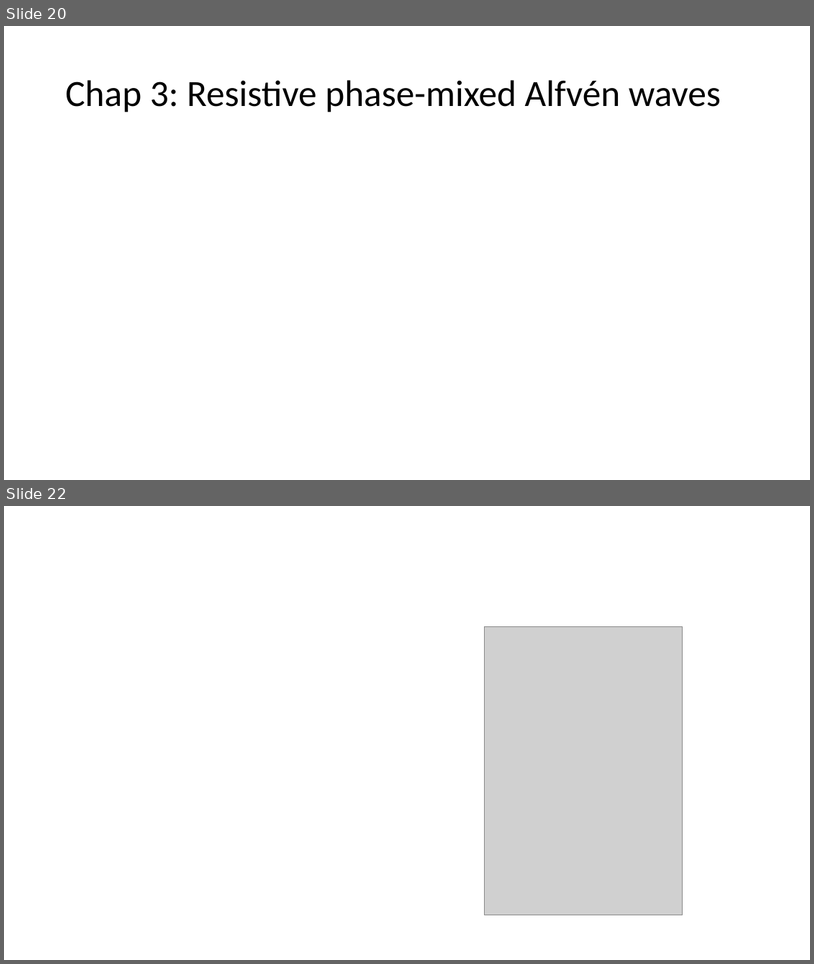
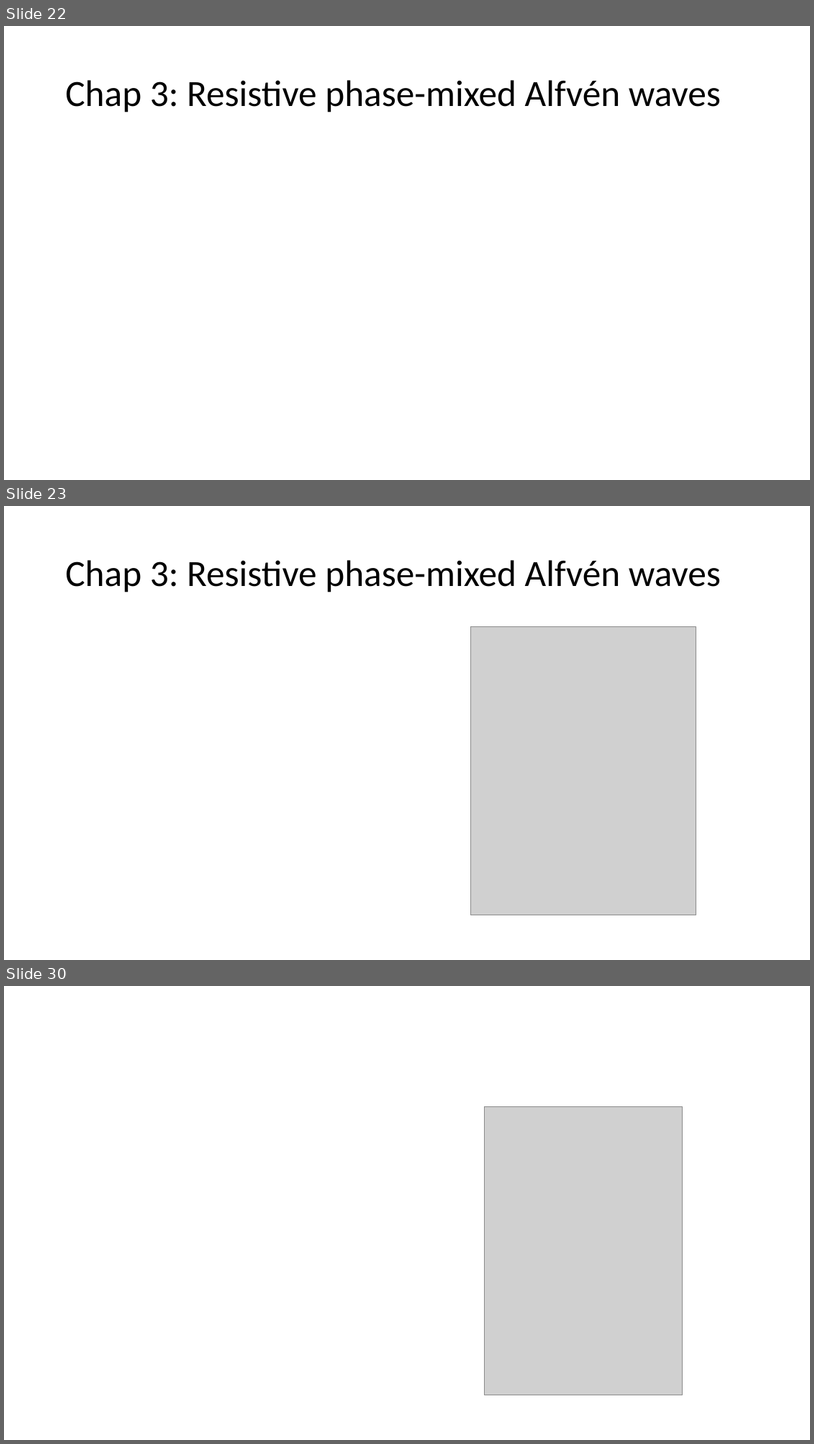
Before and after one commit to aleksyprok/apkp_thesis, a slide deck: Presentation/thesis_overview_v2.pptx. Shown one above the other, each under a label of ours: slides 20 and 22 before the commit, slides 22, 23 and 30 after it; the slides between them are not shown. The pictures are 814x964 and 814x1444 pixels, drawn with LibreOffice and Linux fonts; fonts in the diff are those of the drawing; grey boxes stand for pictures. Boxes give left, top, right and bottom in pixels: in the first picture for what was removed or moved away, otherwise in the second. Text is boxed around its words. In the diff, an @@ line names an element or a change of style, - is before the commit and + after.

```diff
--- a/Presentation/thesis_overview_v2.pptx
+++ b/Presentation/thesis_overview_v2.pptx
@@ slide 23 added at box(4, 506, 810, 960), background #FFFFFF @@
@@ title added at box(65, 560, 721, 592), 44 pt, text #000000 @@
+Chap 3: Resistive phase-mixed Alfvén waves
@@ picture added at box(471, 627, 697, 915) @@
@@ what was slide 20 is now slide 22 @@
@@ what was slide 22 is now slide 30 @@
```
Also in this commit, not shown: 1 slide changed, 7 other slides added.
